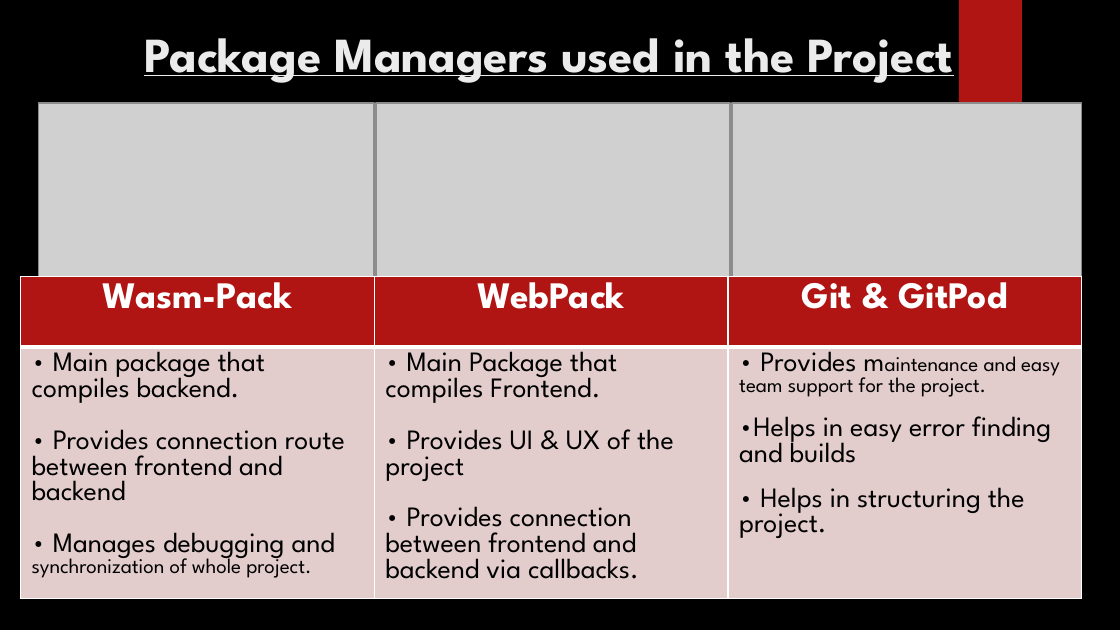
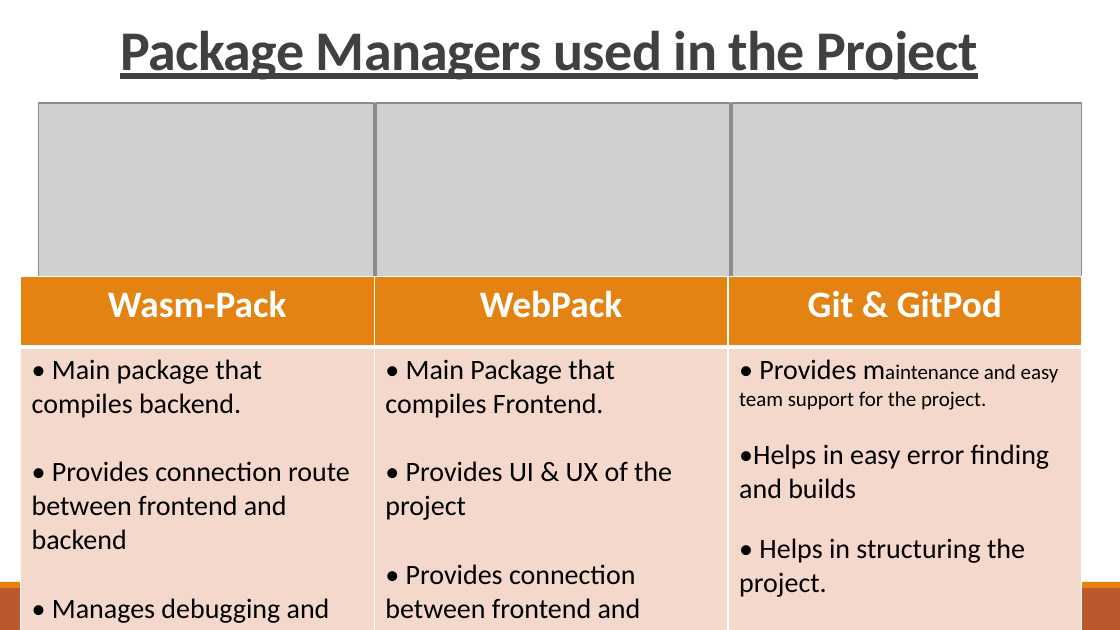
Before and after one commit to mstomar698/pictoral, a slide deck: slide 7 of proj-images/minor-project-report-1.pptx. Drawn at 1120x630 pixels with LibreOffice and Linux fonts; fonts in the diff are those of the drawing; grey boxes stand for pictures; background and template pictures are left out. Boxes give left, top, right and bottom in pixels: in the first picture for what was removed or moved away, otherwise in the second. Text is boxed around its words. In the diff, an @@ line names an element or a change of style, - is before the commit and + after.

```diff
--- a/proj-images/minor-project-report-1.pptx
+++ b/proj-images/minor-project-report-1.pptx
@@ background picture (left out) to #FFFFFF @@
@@ title "Package Managers used in the ..." at (120, 30, 978, 80): size 31.5 to 36 pt, font League Spartan to Calibri, text colour #EBEBEB to #404040, letter spacing 0 to -0.4 pt; line spacing 1 to 0.85 @@
@@ rectangle removed at (959, 0, 1021, 105) @@
@@ ellipse removed at (791, 155, 1049, 413) @@
@@ table at (20, 277, 1082, 627) @@
@@ fill #B01513 to #E48312 in row 1 @@
@@ fill #E4CCCC to #F5D9CC in row 2 @@
@@ font League Spartan to Calibri @@
@@ rectangle added at (0, 588, 1120, 630), fill #BD582C @@
@@ rectangle added at (0, 582, 1120, 588), fill #E48312 @@
```
Also in this commit, not shown: 13 other slides changed, 3 other files.
